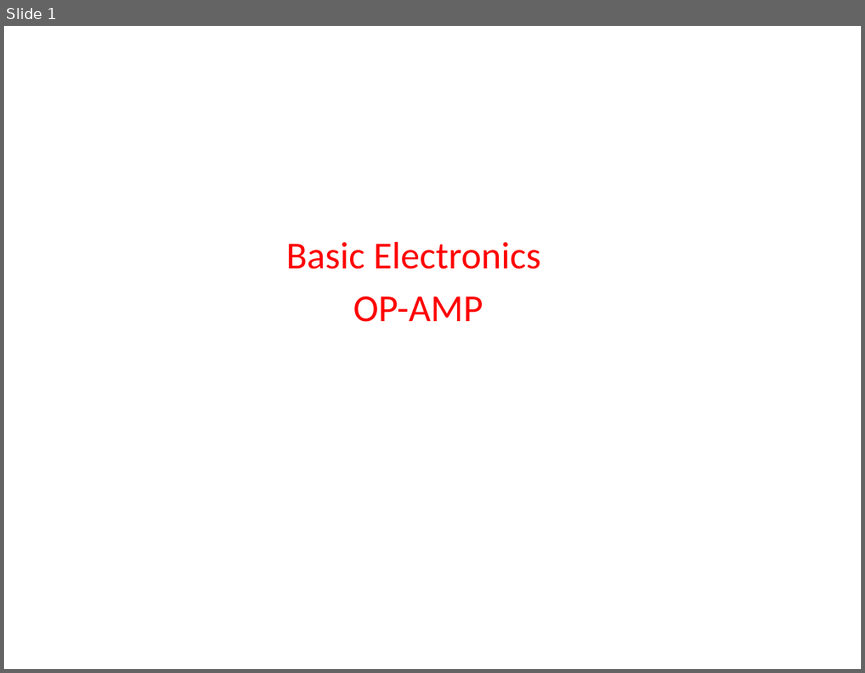
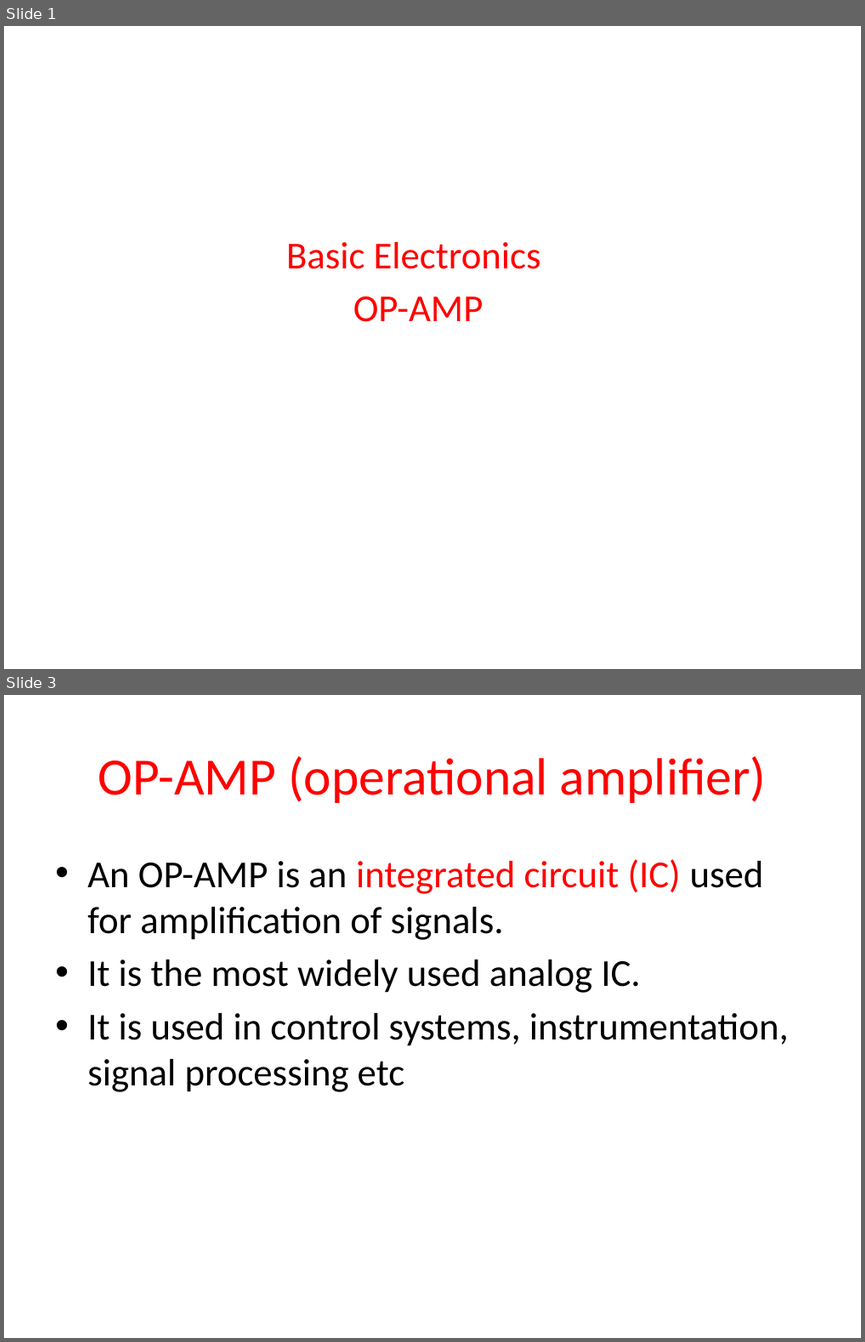
Before and after one commit to madhavirepe/OP-AMP, a slide deck: Op-Amp.pptx. Shown one above the other, each under a label of ours: slide 1 before the commit, slides 1 and 3 after it; the slides between them are not shown. The pictures are 865x673 and 865x1342 pixels, drawn with LibreOffice and Linux fonts; fonts in the diff are those of the drawing. Boxes give left, top, right and bottom in pixels: in the first picture for what was removed or moved away, otherwise in the second. Text is boxed around its words. In the diff, an @@ line names an element or a change of style, - is before the commit and + after.

```diff
--- a/Op-Amp.pptx
+++ b/Op-Amp.pptx
@@ slide 3 added at bbox=[4, 695, 861, 1338], background #FFFFFF @@
@@ title added at bbox=[98, 756, 766, 803], 44 pt, text #FF0000 @@
+OP-AMP (operational amplifier)
@@ text added at bbox=[87, 859, 789, 1092], 32 pt, text #000000 @@
+• An OP-AMP is an integrated circuit (IC) used for amplification of signals.
+• It is the most widely used analog IC.
+• It is used in control systems, instrumentation, signal processing etc
```
Also in this commit, not shown: 27 other slides added.
